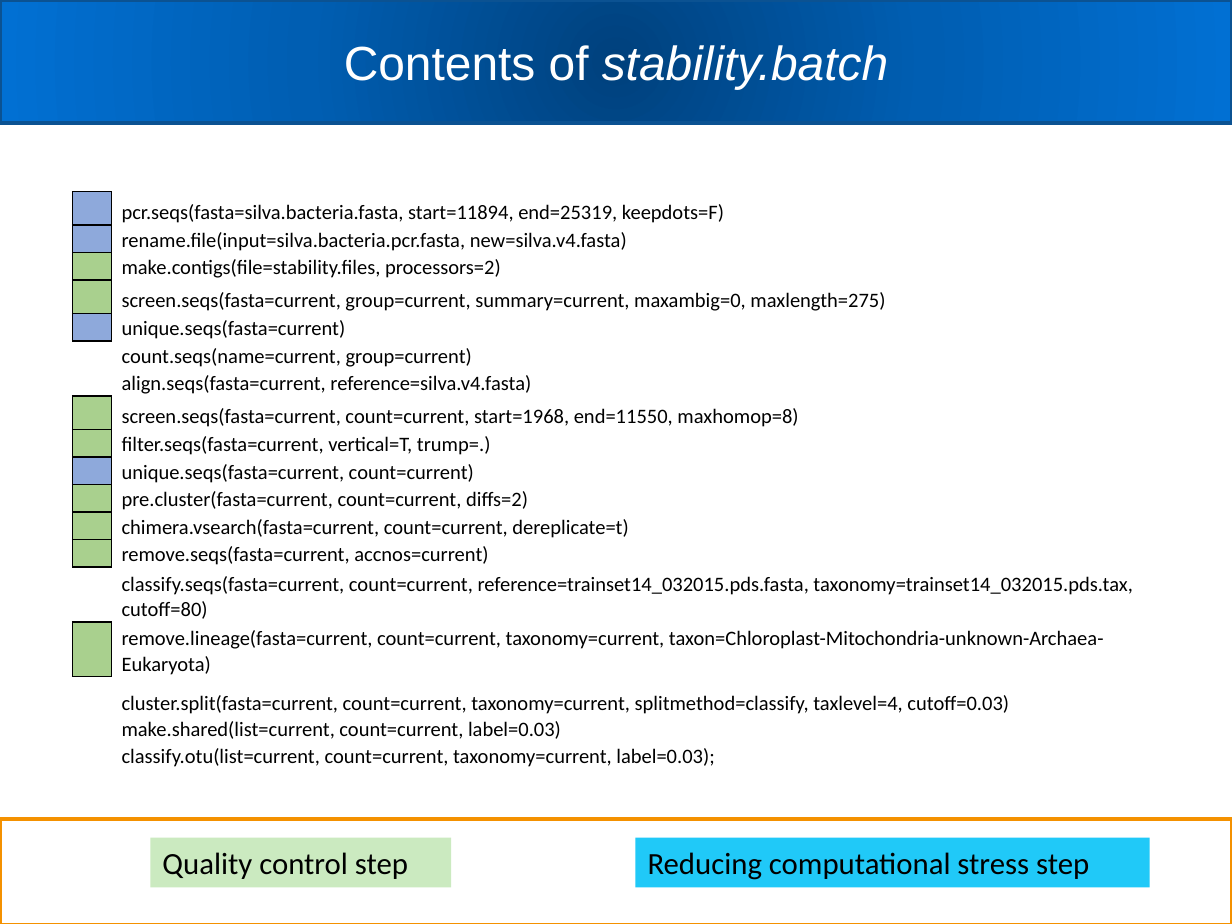
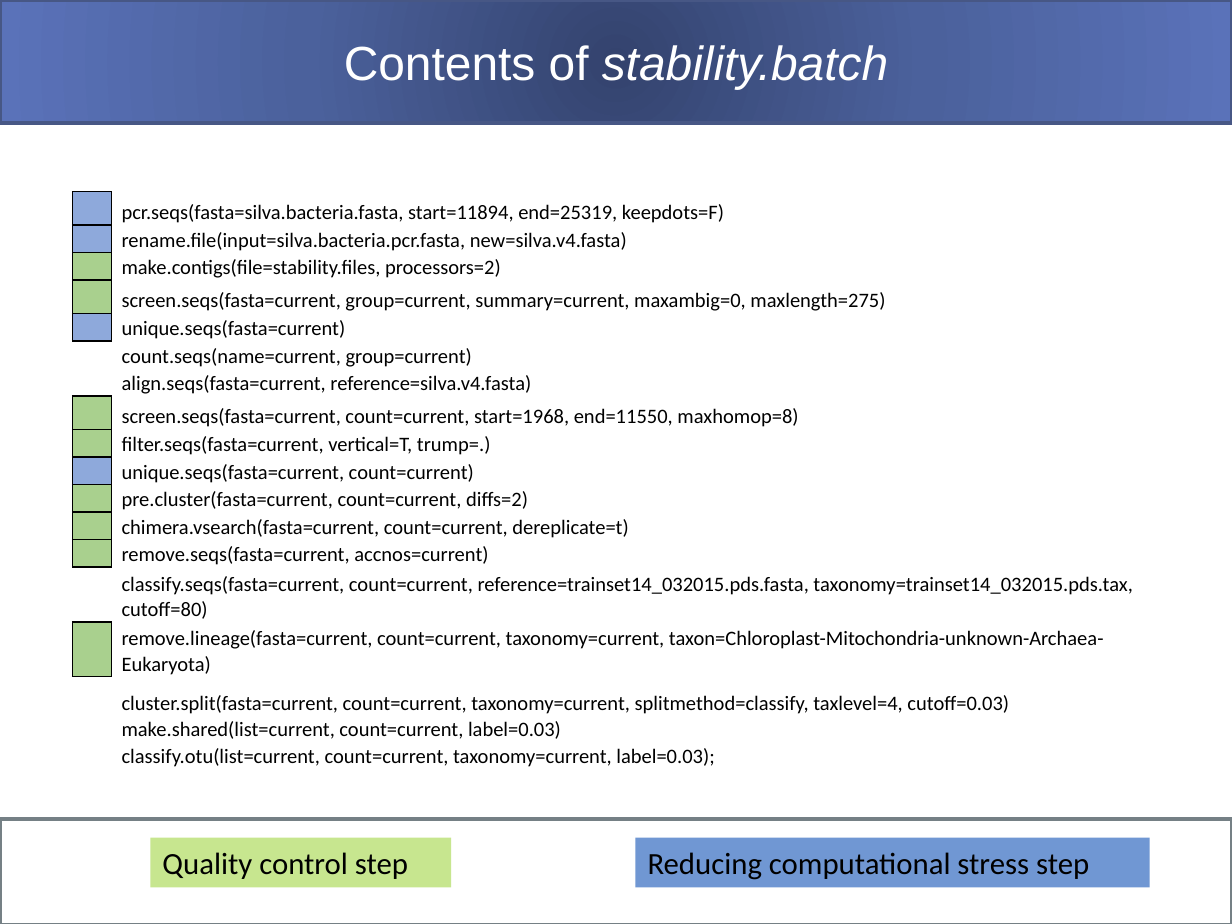
Before and after one commit to carden24/BCREGMEGD_Microbiome_sequencing_workshop_2020, a slide deck: slide 37 of Mothur_phyloseq_tutorial.pptx (slide 19 before the commit). Drawn at 1232x924 pixels with LibreOffice and Linux fonts; fonts in the diff are those of the drawing. Boxes give left, top, right and bottom in pixels: in the first picture for what was removed or moved away, otherwise in the second. Text is boxed around its words. In the diff, an @@ line names an element or a change of style, - is before the commit and + after.

```diff
--- a/Mothur_phyloseq_tutorial.pptx
+++ b/Mothur_phyloseq_tutorial.pptx
@@ rectangle at <box>0,0,1232,123</box>: fill gradient #01427D to #015EB2 to #0170D4 to gradient #35446E to #4C619D to #5A73BA; outline #0B5292 2 pt to #475785 2 pt @@
@@ rectangle at <box>0,819,1232,924</box>: outline #F49100 2 pt to #758085 2 pt @@
@@ rectangle "Quality control step" at <box>150,838,451,887</box>: fill #CBEAC0 to #C7E68F @@
@@ rectangle "Reducing computational stress step" at <box>636,838,1149,887</box>: fill #20C9F8 to #7097D3 @@
@@ rectangle at <box>0,872,1232,924</box>: fill gradient #01427D to #015EB2 to #0170D4 to gradient #35446E to #4C619D to #5A73BA; outline #0B5292 2 pt to #475785 2 pt @@
```
Also in this commit, not shown: 22 other slides changed, 27 slides added, 1 slide removed.
